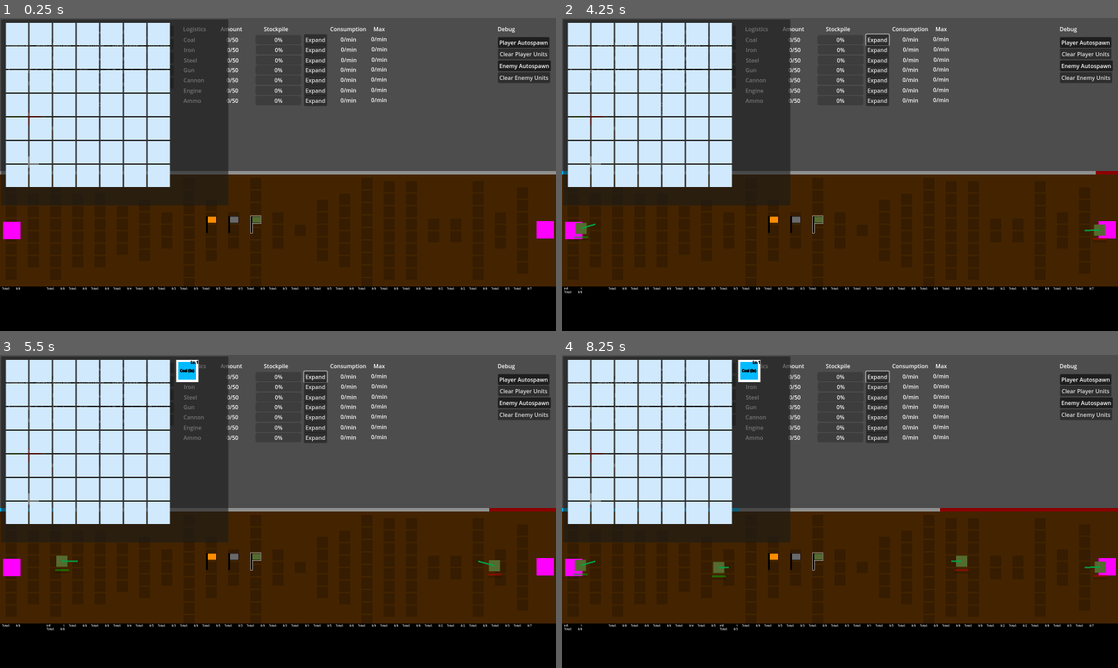
Above: before the commit, frames 1-4 (two rows, left to right).
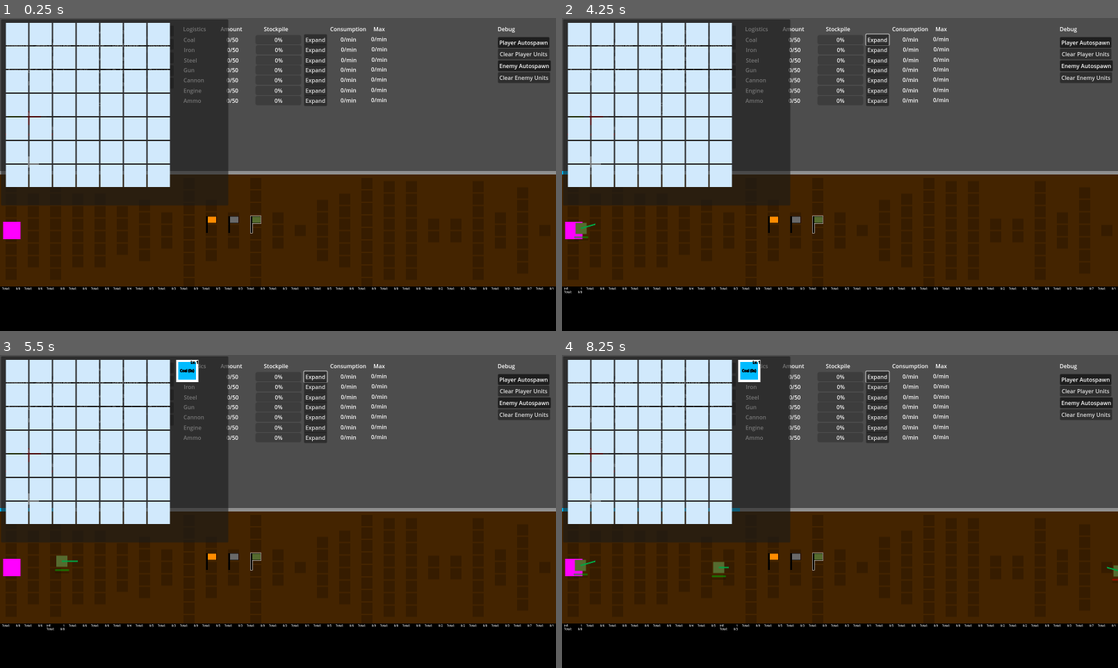
Above: after the commit, the same moments.

Repository: dwlee0802/AttritionWarfare
Game: Godot game, scene res://Scenes/game.tscn
Same seed, same stepped clock (60 frames per second), same inputs: the game is played once before the commit and once after it.
Inputs:
- Up to frame 1 (0.25 s): no input
- Up to frame 2 (4.25 s): click "Clear Player Units" at 0.5 s; click "Clear Enemy Units" at 1.25 s; click "Expand" at 2 s; click "Offensive" at 2.75 s; click "Defensive" at 3.5 s
- Up to frame 3 (5.5 s): click "Retreat" at 4.25 s; click "Select Marker" at 5 s
- Up to frame 4 (8.25 s): click "0" at 5.75 s; click "0" at 6.5 s; click "0" at 7.25 s; click "Build" at 8 s

The runs differ from the first frame. In frame 1, 0.2% of the frame differs, in the area x 4-100%, y 64-87%; in frame 2, 0.3%; in frame 3, 0.4%; in frame 4, 0.7%, in the area x 4-100%, y 48-87%.

Commit message:
Build buttons show type and cost. Cost is subtracted from national funds.

Diff:
--- a/Data/Industry/ammo_factory.tres
+++ b/Data/Industry/ammo_factory.tres
@@ -8,6 +8,7 @@
 industrySector = 2
 baseProductionTime = 1.0
 productionAmount = 10
+levelUpCost = 1000
 ingredientType0 = 2
 ingredientType0_Need = 1
 ingredientType1 = 11
--- a/Data/Industry/cannon_factory.tres
+++ b/Data/Industry/cannon_factory.tres
@@ -8,6 +8,7 @@
 industrySector = 2
 baseProductionTime = 1.0
 productionAmount = 1
+levelUpCost = 1000
 ingredientType0 = 2
 ingredientType0_Need = 1
 ingredientType1 = 11
--- a/Data/Industry/engine_factory.tres
+++ b/Data/Industry/engine_factory.tres
@@ -8,6 +8,7 @@
 industrySector = 2
 baseProductionTime = 1.0
 productionAmount = 1
+levelUpCost = 1000
 ingredientType0 = 2
 ingredientType0_Need = 1
 ingredientType1 = 11
--- a/Data/Industry/industry_data.gd
+++ b/Data/Industry/industry_data.gd
@@ -5,6 +5,8 @@
 @export var industrySector: Enums.IndustrySector = Enums.IndustrySector.Basic
 @export var baseProductionTime: float = 1
 @export var productionAmount: int = 1
+
+@export var levelUpCost: int = 500
 
 @export_group("Ingredients")
 @export var ingredientType0: Enums.GoodType = Enums.GoodType.None
--- a/Scenes/BuildTypeButton.gd
+++ b/Scenes/BuildTypeButton.gd
@@ -5,8 +5,15 @@
 
 @export var infraType: Enums.InfrastructureType = Enums.InfrastructureType.None
 
+var data: IndustryData
+
+
+func _ready():
+	if goodType != Enums.GoodType.None:
+		data = load(Enums.GoodTypeToDataPath(goodType))
+
 
 func _process(delta):
-	if Game.playerNation != null:
+	if Game.playerNation != null and data != null:
 		# check if this button can be pressed based on available funds and cost
-		disabled = !Game.playerNation.CheckEnoughFunds(500)
+		disabled = !Game.playerNation.CheckEnoughFunds(data.levelUpCost)
--- a/Scenes/block.tscn
+++ b/Scenes/block.tscn
@@ -255,6 +255,12 @@
 script = ExtResource("6_ijsgh")
 goodType = 6
 
+[node name="SellButton" type="Button" parent="CaptureStatus/IndustryIcons/BuildButton/BuildOptions/Industry"]
+visible = false
+layout_mode = 2
+theme_override_font_sizes/font_size = 10
+text = "Ammo"
+
 [node name="Infrastructure" type="VBoxContainer" parent="CaptureStatus/IndustryIcons/BuildButton/BuildOptions"]
 visible = false
 layout_mode = 1
--- a/Scenes/game.tscn
+++ b/Scenes/game.tscn
@@ -1179,13 +1179,13 @@
 
 [node name="EnemyHQ" type="StaticBody2D" parent="World" node_paths=PackedStringArray("currentBlock")]
 z_index = 3
-position = Vector2(1569, 609)
+position = Vector2(2017, 613)
 collision_layer = 2
 collision_mask = 0
 script = ExtResource("5_ajpi1")
 isPlayerHQ = false
 autoSpawn = true
-currentBlock = NodePath("../Ground/Block25")
+currentBlock = NodePath("../Ground/Block32")
 
 [node name="CollisionShape2D" type="CollisionShape2D" parent="World/EnemyHQ"]
 shape = SubResource("RectangleShape2D_4wbwj")
@@ -1238,7 +1238,6 @@
 
 [node name="Block2" parent="World/Ground" node_paths=PackedStringArray("industry") instance=ExtResource("19_n67nq")]
 layout_mode = 2
-ignoreCombatWidth = true
 industry = NodePath("../../../PlayerNation/Industry/Coal Mines")
 
 [node name="Block3" parent="World/Ground" instance=ExtResource("19_n67nq")]
@@ -1309,7 +1308,6 @@
 
 [node name="Block25" parent="World/Ground" instance=ExtResource("19_n67nq")]
 layout_mode = 2
-ignoreCombatWidth = true
 
 [node name="Block26" parent="World/Ground" instance=ExtResource("19_n67nq")]
 layout_mode = 2
--- a/Scenes/industry_icon.tscn
+++ b/Scenes/industry_icon.tscn
@@ -5,6 +5,7 @@
 [node name="IndustryIcon" type="TextureRect"]
 texture_filter = 1
 custom_minimum_size = Vector2(32, 32)
+mouse_filter = 2
 texture = ExtResource("1_xl1fa")
 
 [node name="TempIndustryLabel" type="Label" parent="."]
--- a/Scripts/Block.gd
+++ b/Scripts/Block.gd
@@ -42,6 +42,8 @@
 @onready var industryIcon = $CaptureStatus/IndustryIcons/IndustryIcon
 @onready var tempIndustryLabel = $CaptureStatus/IndustryIcons/IndustryIcon/TempIndustryLabel
 
+@onready var buildOptions = $CaptureStatus/IndustryIcons/BuildButton/BuildOptions
+
 
 # Called when the node enters the scene tree for the first time.
 func _ready():
@@ -52,6 +54,8 @@
 		var newSlot = slotScene.instantiate()
 		slots.append(newSlot)
 		slotContainer.add_child(newSlot)
+
+	UpdateOptionButtons()
 
 
 # Called every frame. 'delta' is the elapsed time since the previous frame.
@@ -210,15 +214,33 @@
 		industryIcon.visible = false
 
 
+# show sell button and level up button if industry exists
+# otherwise show options and their costs
+func UpdateOptionButtons():
+	if industry == null:
+		for child in buildOptions.get_node("Industry").get_children():
+			if child is BuildTypeButton:
+				child.visible = true
+				child.text = Enums.GoodTypeToIndustryName(child.goodType) + " (" + str(load(Enums.GoodTypeToDataPath(child.goodType)).levelUpCost) + ")"
+	else:
+		for child in buildOptions.get_node("Industry").get_children():
+			if child is BuildTypeButton:
+				child.visible = false
+				if child.goodType == industry.productionType:
+					child.visible = true
+					child.text = "Level up " + " (" + str(industry.levelUpCost * (industry.level + 1)) + ")"
+
+
 func BuildIndustry(type: Enums.GoodType):
 	# need to remove industry first to build new one!
-	if industry != null or industryBlock != null:
+	if industry != null:
 		if industry.productionType != type:
 			print("ERROR! Trying to build new industry in already occupied Block.")
 			return
 		else:
 			industry.level += 1
 			print("Increased level.")
+			UpdateOptionButtons()
 			return
 
 	industry = Industry.new(load(Enums.GoodTypeToDataPath(type)))
@@ -226,3 +248,4 @@
 	industryBlock = IndustryEditor.instance.AddIndustryBlock(industry)
 
 	print("Built new " + Enums.GoodTypeToIndustryName(type) + " at " + name)
+	UpdateOptionButtons()
--- a/Scripts/Industry.gd
+++ b/Scripts/Industry.gd
@@ -56,6 +56,7 @@
 		productionAmount = data.productionAmount
 		baseProductionTime = data.baseProductionTime
 		industrySector = data.industrySector
+		levelUpCost = data.levelUpCost
 
 		ingredientType0 = data.ingredientType0
 		ingredientType0_Amount = data.ingredientType0_Need
--- a/Scripts/IndustryIcons.gd
+++ b/Scripts/IndustryIcons.gd
@@ -46,6 +46,7 @@
 
 func _on_industry_button_pressed(extra_arg_0):
 	block.BuildIndustry(extra_arg_0)
+	Game.playerNation.ChangeFunds(-500)
 	Reset()
 
 
--- a/Scripts/Unit.gd
+++ b/Scripts/Unit.gd
@@ -189,7 +189,8 @@
 
 	if randi_range(0, 100) > defense:
 		hitPoints -= amount
-		Game.MakeDamagePopup(str(amount), global_position, Color.RED)
+		var popup = Game.MakeDamagePopup(str(amount), global_position, Color.RED)
+		popup.global_position = global_position
 		hitAnimationPlayer.play("hit_animation")
 		ChangeEntrenchment(-1)
 	else:
--- a/Scripts/game.gd
+++ b/Scripts/game.gd
@@ -41,3 +41,5 @@
 	newPopup.modulate = color
 	newPopup.global_position = where
 	gameWorld.add_child(newPopup)
+
+	return newPopup
